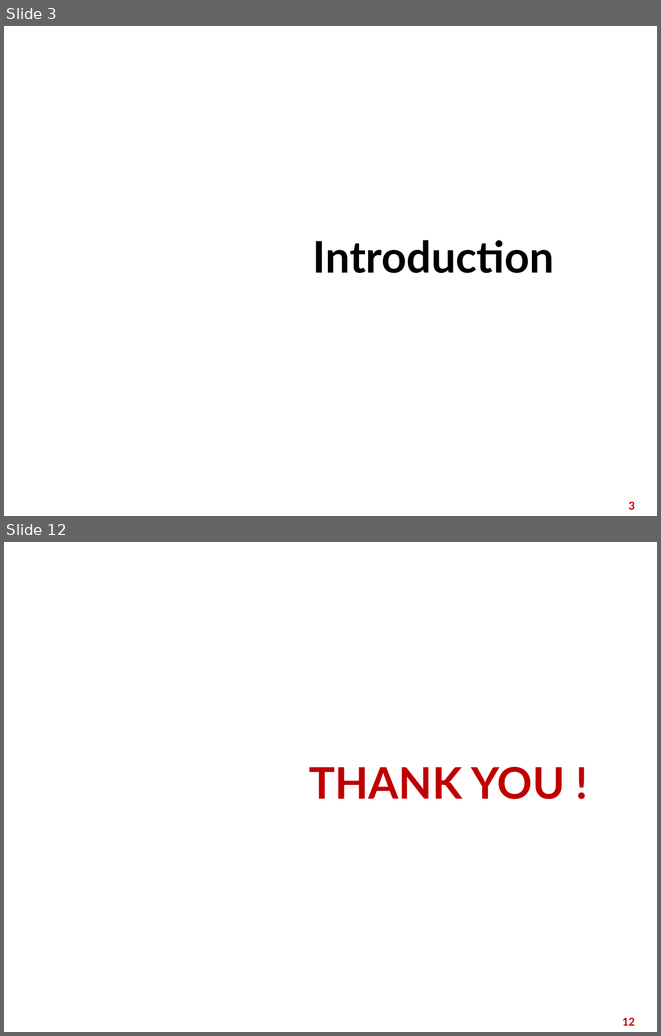
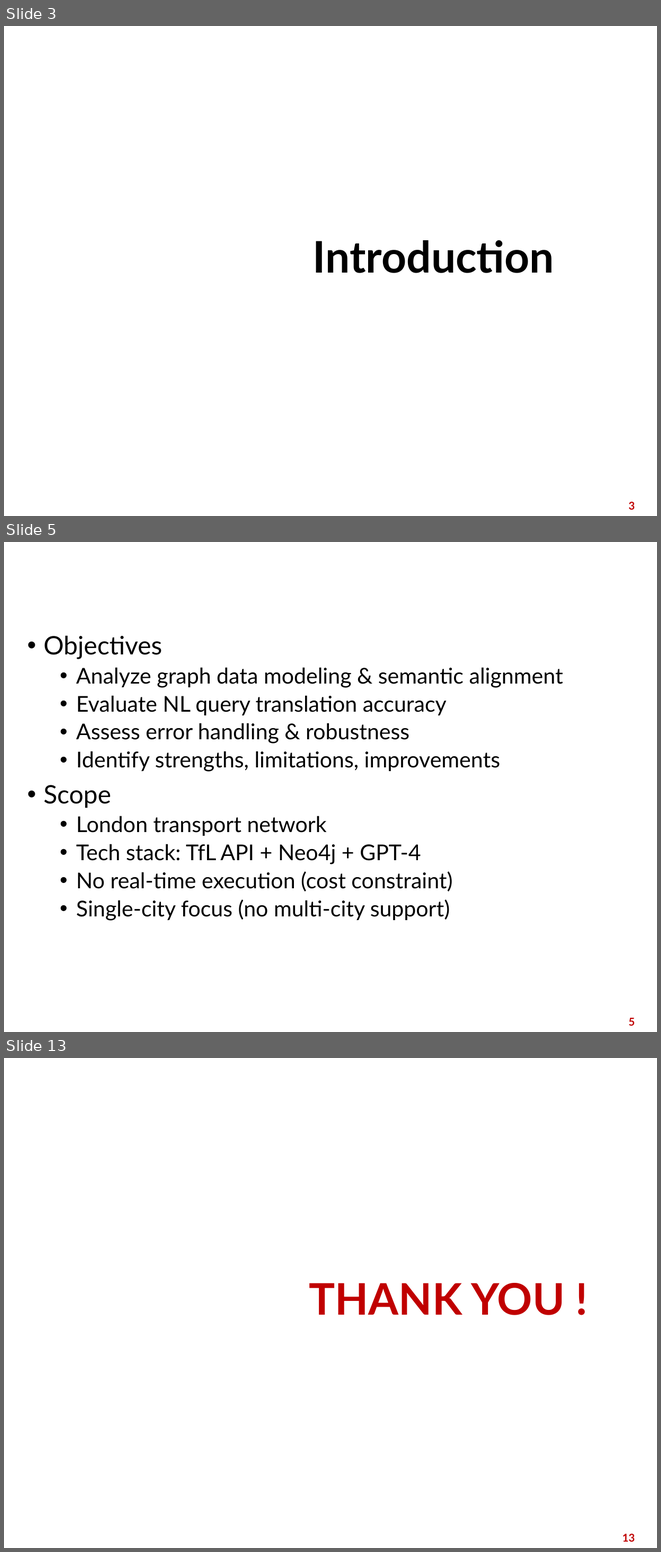
Before and after one commit to nnt2606/semantic-web, a slide deck: Semantic web.pptx. Shown one above the other, each under a label of ours: slides 3 and 12 before the commit, slides 3, 5 and 13 after it; the slides between them are not shown. The pictures are 661x1036 and 661x1552 pixels, drawn with LibreOffice and Linux fonts; fonts in the diff are those of the drawing; background and template pictures are left out. Boxes give left, top, right and bottom in pixels: in the first picture for what was removed or moved away, otherwise in the second. Text is boxed around its words. In the diff, an @@ line names an element or a change of style, - is before the commit and + after.

```diff
--- a/Semantic web.pptx
+++ b/Semantic web.pptx
@@ slide 5 added at (4,542,657,1032), background picture (left out) @@
@@ title added at (21,548,641,580), 28 pt, text #FFFFFF, bold @@
+Objectives, Scope & Limitations
@@ text added at (44,635,563,920), 24 pt, text #000000 @@
+• Objectives
+  • Analyze graph data modeling & semantic alignment
+  • Evaluate NL query translation accuracy
+  • Assess error handling & robustness
+  • Identify strengths, limitations, improvements
+• Scope
+  • London transport network
+  • Tech stack: TfL API + Neo4j + GPT-4
+  • No real-time execution (cost constraint)
+  • Single-city focus (no multi-city support)
@@ page number added at (628,1017,635,1025), 12 pt, text #C00000, bold @@
+5
@@ what was slide 12 is now slide 13 @@
@@ page number at (623,1533,635,1541): text changed @@
-12
+13
```
Also in this commit, not shown: 3 slides changed, 7 other slides added, 7 slides removed.
